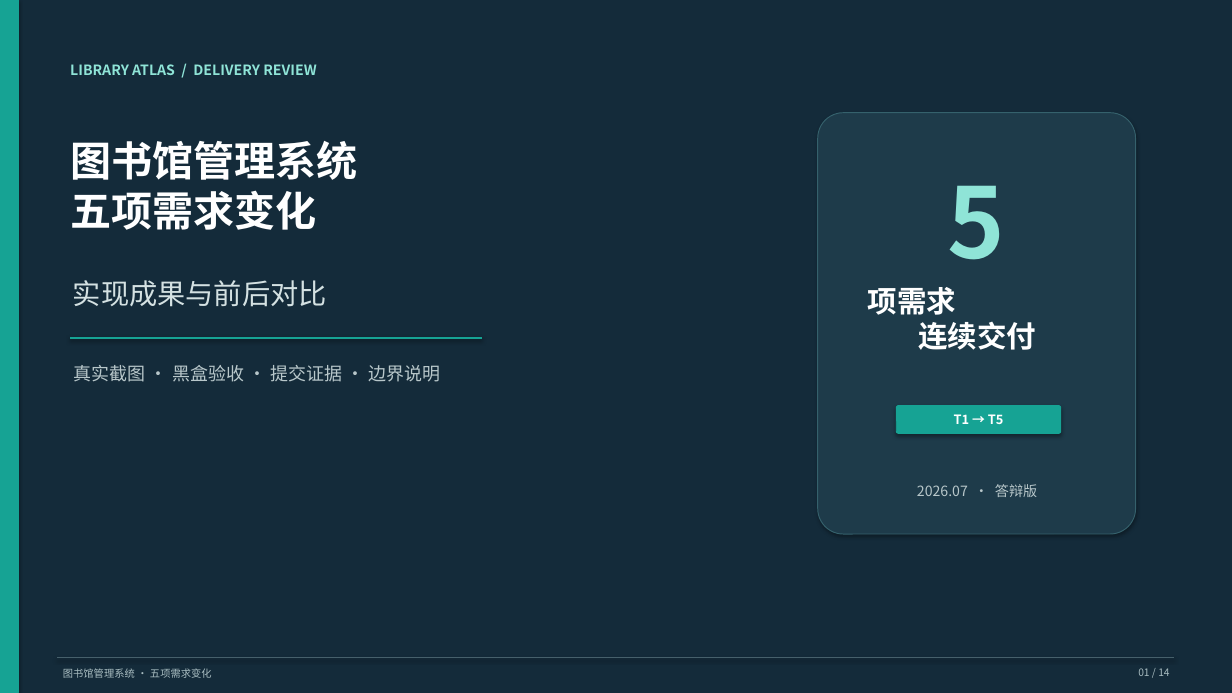
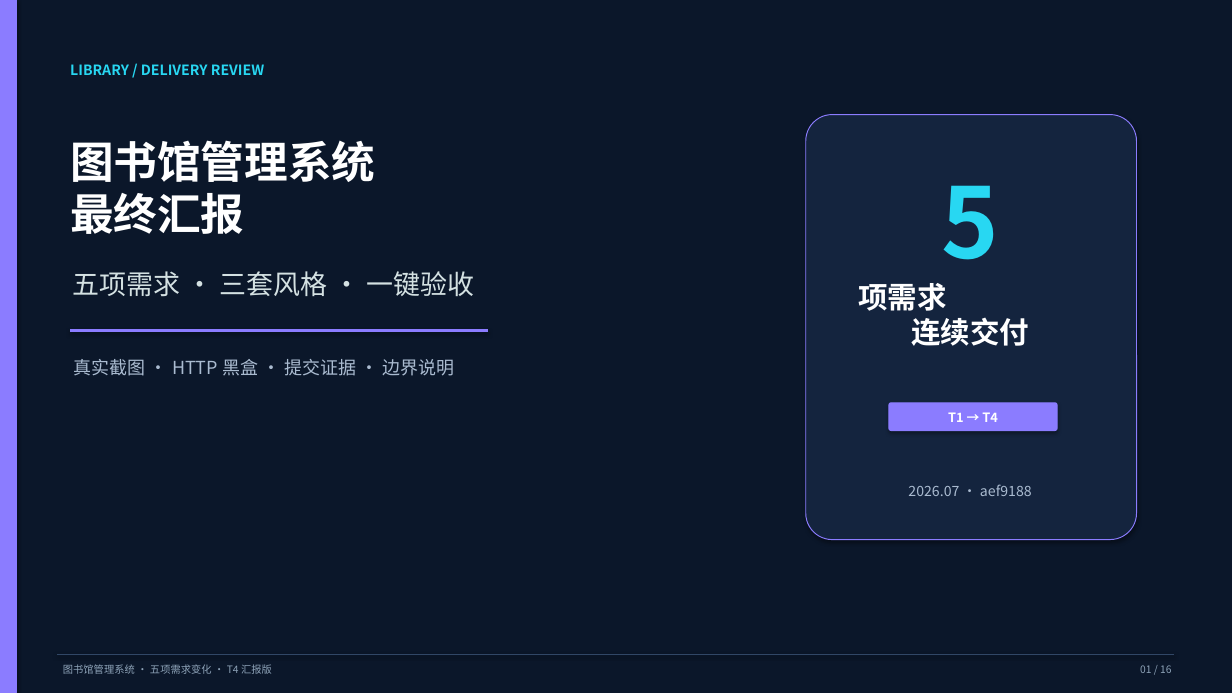
Before and after one commit to wangxiao-641/Vue-Springboot-Library, a slide deck: slide 1 of presentation/图书馆需求变化前后对比答辩版.pptx. Drawn at 1232x693 pixels with LibreOffice and Linux fonts; fonts in the diff are those of the drawing. Boxes give left, top, right and bottom in pixels: in the first picture for what was removed or moved away, otherwise in the second. Text is boxed around its words. In the diff, an @@ line names an element or a change of style, - is before the commit and + after.

Commit message:
docs: 同步三套风格汇报PPT

```diff
--- a/presentation/图书馆需求变化前后对比答辩版.pptx
+++ b/presentation/图书馆需求变化前后对比答辩版.pptx
@@ rectangle at <box>0,0,1232,693</box>: fill #142B3A to #0B172A; outline #142B3A 0.75 pt to #0B172A 0.75 pt @@
@@ rectangle at <box>0,0,17,693</box>: fill #16A394 to #8B7CFF; outline #16A394 0.75 pt to #8B7CFF 0.75 pt @@
@@ text at <box>70,64,264,75</box>: text changed; text colour #8FE4D7 to #28D7F2 @@
-LIBRARY ATLAS / DELIVERY REVIEW
+LIBRARY / DELIVERY REVIEW
@@ rounded rectangle: place and size @@
-rounded rectangle at <box>818,113,1136,534</box>
+rounded rectangle at <box>806,115,1137,540</box>
@@ rounded rectangle at <box>806,115,1137,540</box>: fill #1E3B4A to #14243E; outline #35616C 0.75 pt to #8B7CFF 0.75 pt @@
@@ text at <box>70,140,375,234</box>: text changed; size 32 to 34 pt @@
-图书馆管理系统
-五项需求变化
+图书馆管理系统
+最终汇报
@@ text "5" at <box>942,185,1000,260</box>: text colour #8FE4D7 to #28D7F2 @@
@@ text at <box>73,271,475,297</box>: text changed; size 22 to 21 pt @@
-实现成果与前后对比
+五项需求 · 三套风格 · 一键验收
@@ text "项需求 连续交付": place and size @@
-text "项需求 连续交付" at <box>868,287,1036,350</box>
+text "项需求 连续交付" at <box>858,283,1029,346</box>
@@ line moved from (70, 338) - (482, 338) to (70, 331) - (488, 331) @@
@@ line (70, 331) - (488, 331): stroke #16A394 2 pt to #8B7CFF 2 pt @@
@@ text at <box>74,359,454,376</box>: text changed; text colour #B8C7CA to #AABBD0 @@
-真实截图 · 黑盒验收 · 提交证据 · 边界说明
+真实截图 · HTTP 黑盒 · 提交证据 · 边界说明
@@ rounded rectangle at <box>889,403,1057,431</box>: fill #16A394 to #8B7CFF; outline #16A394 0.75 pt to #8B7CFF 0.75 pt @@
@@ rounded rectangle: place and size @@
-rounded rectangle at <box>897,406,1061,433</box>
+rounded rectangle at <box>889,403,1057,431</box>
@@ text at <box>948,412,998,422</box>: text changed @@
-T1 → T5
+T1 → T4
@@ text at <box>908,484,1032,496</box>: text changed; text colour #B8C7CA to #AABBD0 @@
-2026.07 · 答辩版
+2026.07 · aef9188
@@ line moved from (57, 658) - (1174, 658) to (57, 654) - (1174, 654) @@
@@ line (57, 654) - (1174, 654): stroke #46606B 0.8 pt to #314766 0.8 pt @@
@@ text at <box>63,664,272,674</box>: text changed; text colour #A9BDC1 to #8EA3B8 @@
-图书馆管理系统 · 五项需求变化
+图书馆管理系统 · 五项需求变化 · T4 汇报版
@@ text at <box>1140,665,1171,673</box>: text changed; text colour #A9BDC1 to #8EA3B8 @@
-01 / 14
+01 / 16
```
Also in this commit, not shown: 4 other slides changed, 11 slides added, 9 slides removed, 2 other files.
